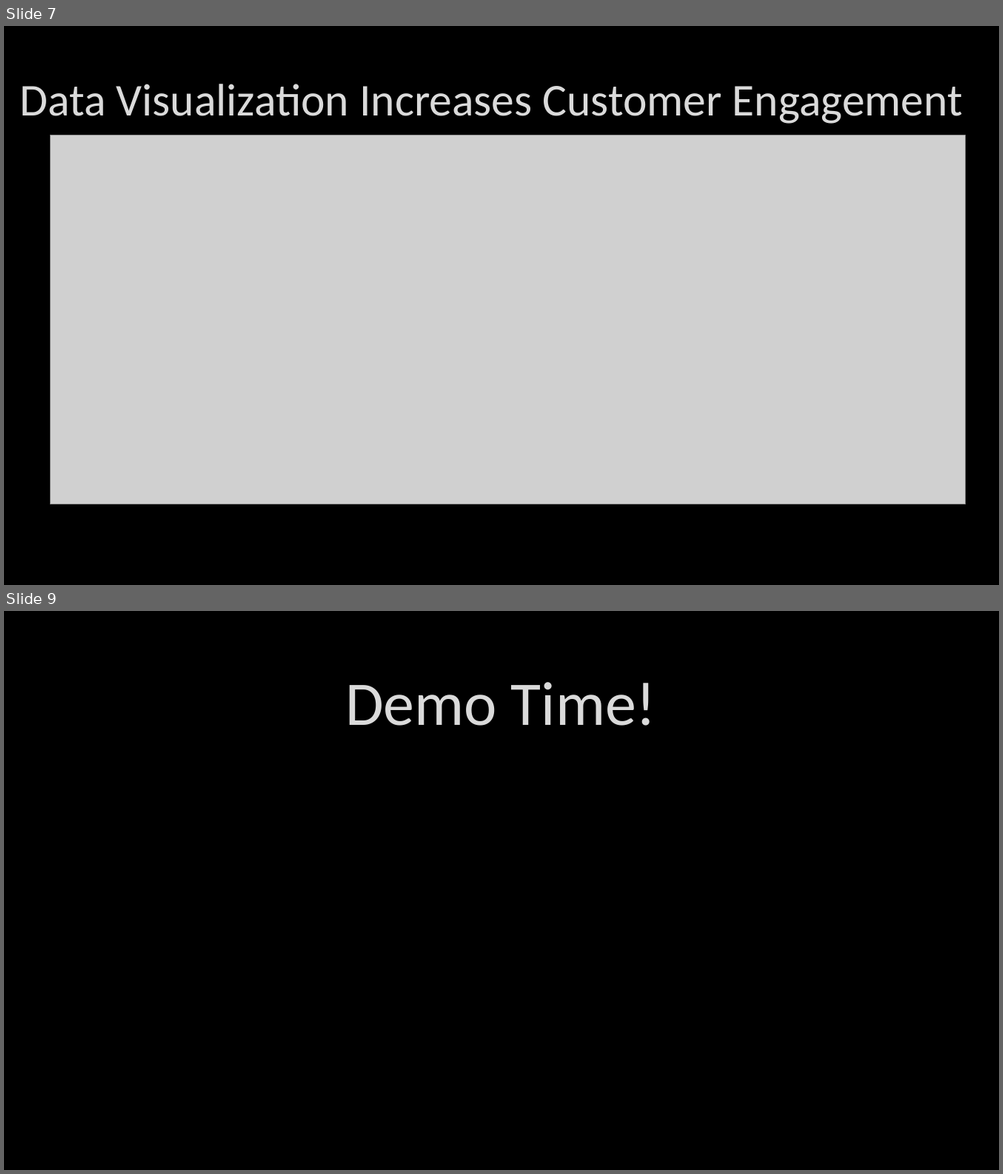
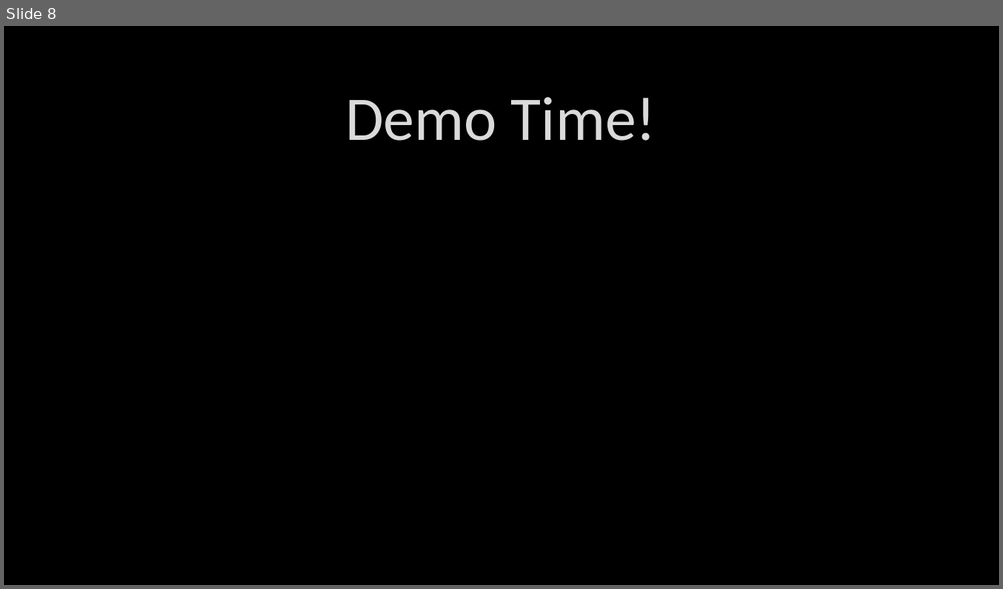
Before and after one commit to DustinEwers/D3-js-Demos, a slide deck: slides/d3.pptx. Shown one above the other, each under a label of ours: slides 7 and 9 before the commit, slide 8 after it; the slides between them are not shown. The pictures are 1003x1174 and 1003x589 pixels, drawn with LibreOffice and Linux fonts; fonts in the diff are those of the drawing; grey boxes stand for pictures; background and template pictures are left out. Boxes give left, top, right and bottom in pixels: in the first picture for what was removed or moved away, otherwise in the second. Text is boxed around its words. In the diff, an @@ line names an element or a change of style, - is before the commit and + after.

```diff
--- a/slides/d3.pptx
+++ b/slides/d3.pptx
@@ slide 7 removed at [4,26,999,585], background picture (left out) @@
@@ title removed at [20,84,962,124] @@
-Data Visualization Increases Customer Engagement
@@ picture removed at [51,136,966,505] @@
@@ what was slide 9 is now slide 8 @@
```
Also in this commit, not shown: 3 slides changed, 1 slide added, 1 other slide removed, 4 other files.
